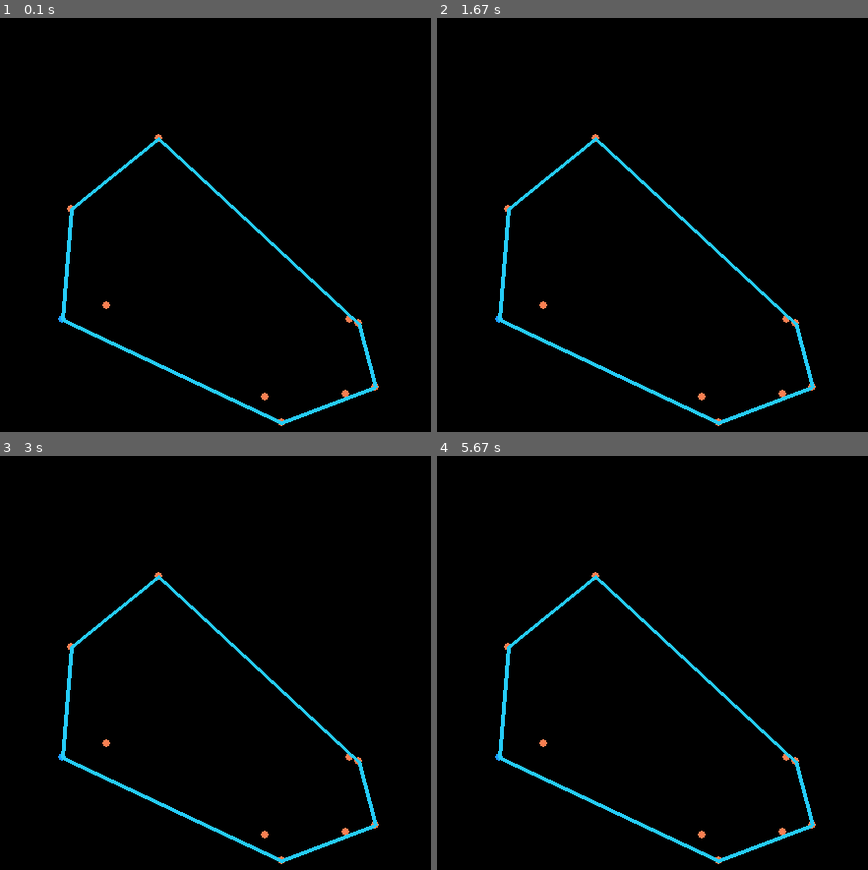
Above: before the commit, frames 1-4 (two rows, left to right).
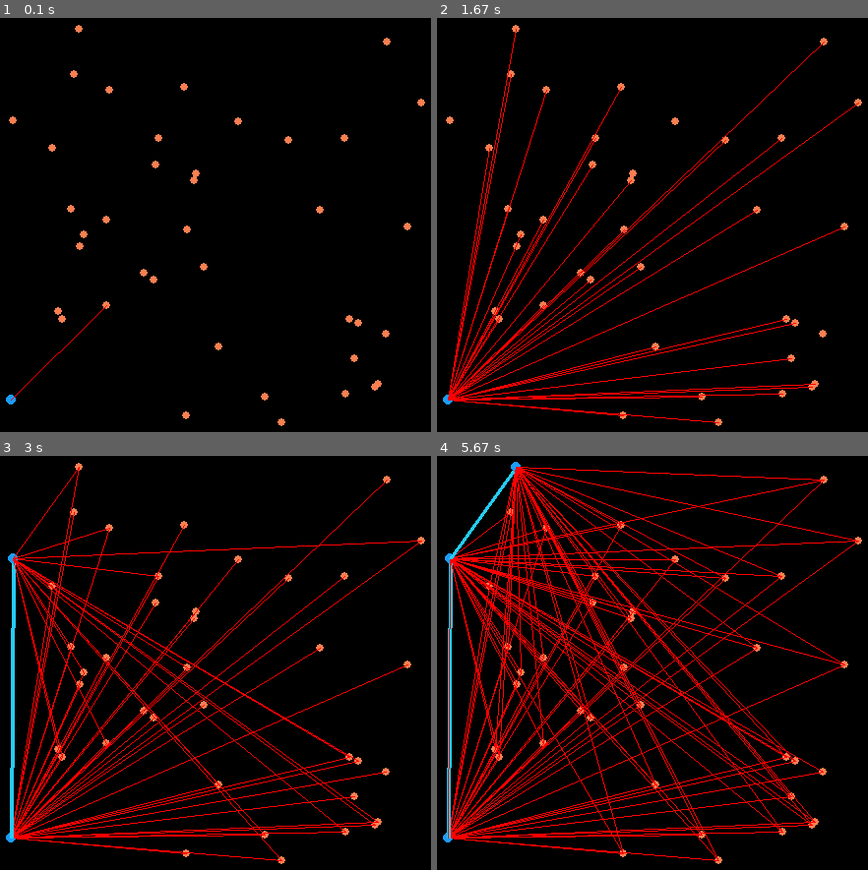
Above: after the commit, the same moments.

Repository: PiyushG14/Convex-hull-pygame
Game: pygame game, started from convexhull.py
Two runs of this game, one before a commit and one after it. Both use one fixed random seed, a clock stepped at 60 frames per second and the inputs below.
Inputs:
- Up to frame 1 (0.1 s): no input
- Up to frame 2 (1.67 s): no input
- Up to frame 3 (3 s): no input
- Up to frame 4 (5.67 s): no input

The runs differ from the first frame. In frame 1, 2.5% of the frame differs, in the area x 1-99%, y 1-99%; in frame 2, 6.6%; in frame 3, 9.5%; in frame 4, 15%.

Commit message:
Update convexhull.py

Diff:
--- a/convexhull.py
+++ b/convexhull.py
@@ -1,10 +1,10 @@
 import pygame
 import numpy as np
-
 
 point_color = (249, 127, 81)
 hull_color = (27, 156, 252)
 line_color = (37, 204, 247)
+
 
 def direction(a, b, c):
     #(b-a) x (c-a)
@@ -12,49 +12,56 @@
     return (((b[0]-a[0])*(c[1]-a[1]) - (b[1]-a[1])*(c[0]-a[0])) < 0)
 
 
-
 def main():
     pygame.init()
     win = pygame.display.set_mode((500, 500))
     clock = pygame.time.Clock()
     pygame.display.set_caption("Convex Hull")
-    n = 10
+    n = 40  #No of points
     points = np.random.randint(25, 455, size=2*n)
-
     coords = []
     hull = []
 
+    #Generting points for convex hull
     for i in range(0, len(points)-1, 2):
         pygame.draw.circle(win, point_color, (points[i], points[i+1]), 4)
         coords.append([points[i], points[i+1]])
     pygame.display.update()
 
-
-    #find leftmost point, considering only x coord
+    #find leftmost point, considering only one point
     leftmost_x = min([xcoord[0] for xcoord in coords])
     leftmost_point = [t for t in coords if leftmost_x is t[0]][0]
-    pygame.draw.circle(win, hull_color, leftmost_point, 4)
-    pygame.display.update()
+    pygame.draw.circle(win, (0,0,255), leftmost_point, 4)
+
     current_point = leftmost_point
 
-
+    #Check all points for the next boundary point.
+    #The most counter-clockwise point is selected
     while(True):
         hull.append(current_point)
+        pygame.draw.circle(win, hull_color, current_point, 5)
         next_point = coords[(coords.index(current_point) + 1)%n]
+        #print(next_point, current_point)
         for check_point in coords:
+            #With my current point and next point, checking if check_point is to the counter-clockwise
+            #if cuurent point and next point both are equal, all values will be 0
+            clock.tick(20)
+            #pygame.draw.line(win, (0,255,0), current_point,next_point, 2)
+            pygame.draw.line(win, (255,0,0), current_point,check_point, 1)
+            pygame.display.update()
             if(direction(current_point, next_point, check_point)):
                 #print(check_point)
                 next_point = check_point
 
         pygame.draw.line(win, line_color, current_point,next_point, 4)
-        pygame.display.update()
         current_point = next_point
-
         if(current_point == hull[0]):
             break
 
-
-
+    #print(l, len(hull))
+    #print(hull)
+    #pygame.draw.polygon(win, fill_color, hull, 0)
+    pygame.display.update()
     while True:
         for event in pygame.event.get():
             if event.type == pygame.QUIT:
